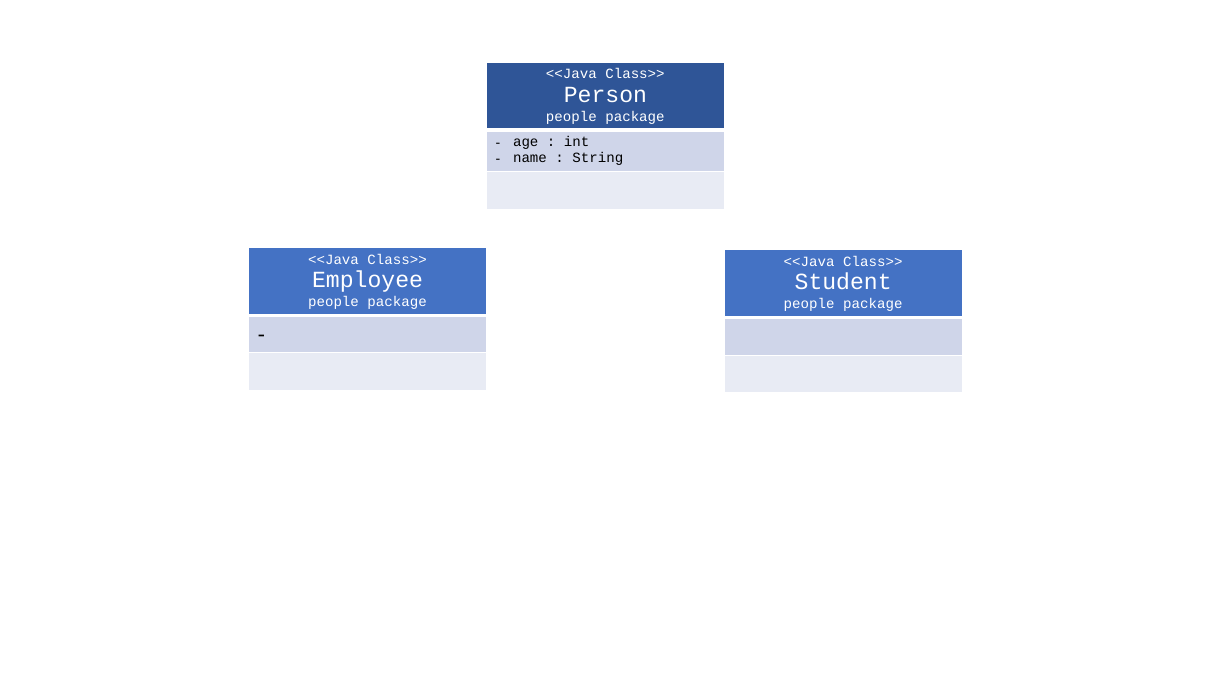
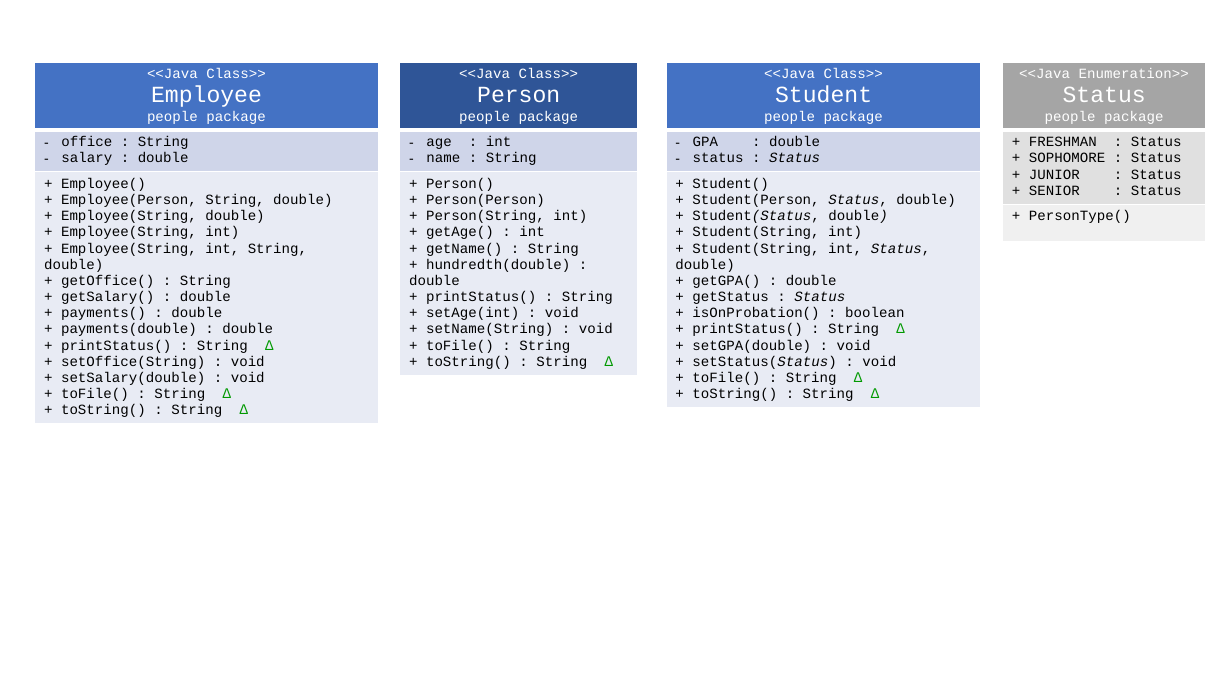
Before and after one commit to MayKeziah/CSC142_Workspace, a slide deck: slide 1 of FinalProject_UML.pptx. Drawn at 1232x693 pixels with LibreOffice and Linux fonts; fonts in the diff are those of the drawing. Boxes give left, top, right and bottom in pixels: in the first picture for what was removed or moved away, otherwise in the second. Text is boxed around its words. In the diff, an @@ line names an element or a change of style, - is before the commit and + after.

Commit message:
Fixed setGPA(double) to take double, more UML ppt

```diff
--- a/FinalProject_UML.pptx
+++ b/FinalProject_UML.pptx
@@ table at (35,62,379,422) @@
-row 2, column 1: -
+row 2, column 1: office : String / salary : double
-row 3, column 1: 
+row 3, column 1: + Employee() / + Employee(Person, String, double) / + Employee(String, double) / + Employee(String, int) / + Employee(String, int, String, double) / + getOffice() : String / + getSalary() : double / + payments() : double / + payments(double) : double / + printStatus() : String ∆ / + setOffice(String) : void / + setSalary(double) : void / + toFile() : String ∆ / + toString() : String ∆
@@ table: place and size @@
-table at (249,248,486,394)
+table at (35,62,379,422)
@@ table at (400,62,638,373) @@
-row 3, column 1: 
+row 3, column 1: + Person() / + Person(Person) / + Person(String, int) / + getAge() : int / + getName() : String / + hundredth(double) : double / + printStatus() : String / + setAge(int) : void / + setName(String) : void / + toFile() : String / + toString() : String ∆
@@ table: place and size @@
-table at (486,62,724,213)
+table at (400,62,638,373)
@@ table at (666,62,982,406) @@
-row 2, column 1: 
+row 2, column 1: GPA : double / status : Status
-row 3, column 1: 
+row 3, column 1: + Student() / + Student(Person, Status, double) / + Student(Status, double) / + Student(String, int) / + Student(String, int, Status, double) / + getGPA() : double / + getStatus : Status / + isOnProbation() : boolean / + printStatus() : String ∆ / + setGPA(double) : void / + setStatus(Status) : void / + toFile() : String ∆ / + toString() : String ∆
@@ table: place and size @@
-table at (725,250,962,396)
+table at (666,62,982,406)
@@ table added at (1003,62,1206,248), 3 rows, 1 columns @@
+<<Java Enumeration>> / Status / people package
++ FRESHMAN : Status / + SOPHOMORE : Status / + JUNIOR : Status / + SENIOR : Status
++ PersonType()
```
Also in this commit, not shown: 1 other slide changed, 7 other files.
